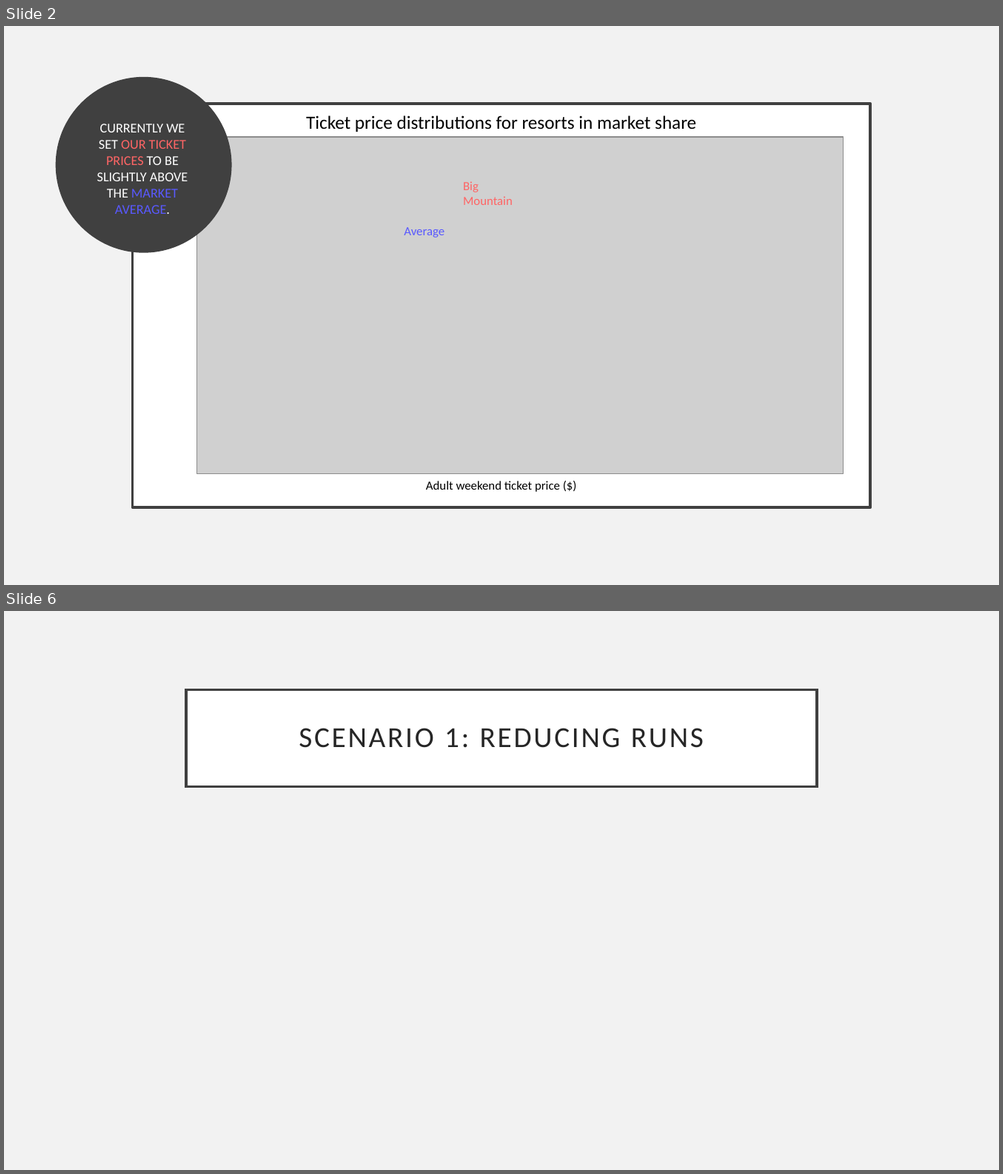
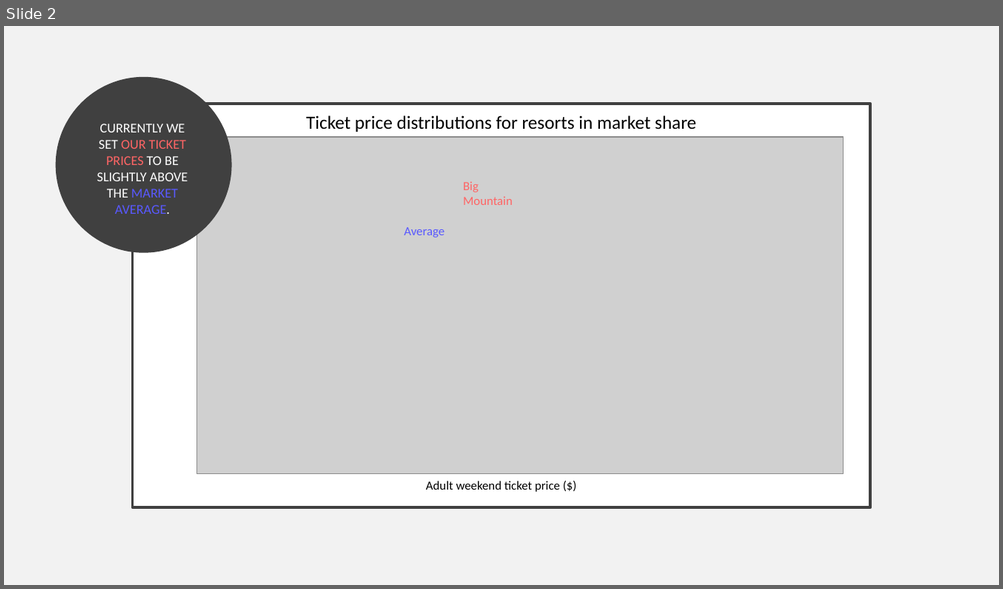
Before and after one commit to smanavi/DataScienceGuidedCapstone, a slide deck: Guided Capstone Slide Deck.pptx. Shown one above the other, each under a label of ours: slides 2 and 6 before the commit, slide 2 after it; the slides between them are not shown. The pictures are 1003x1174 and 1003x589 pixels, drawn with LibreOffice and Linux fonts; fonts in the diff are those of the drawing; grey boxes stand for pictures. Boxes give left, top, right and bottom in pixels: in the first picture for what was removed or moved away, otherwise in the second. Text is boxed around its words. In the diff, an @@ line names an element or a change of style, - is before the commit and + after.

```diff
--- a/Guided Capstone Slide Deck.pptx
+++ b/Guided Capstone Slide Deck.pptx
@@ slide 6 removed at (4, 611, 999, 1170), background #F2F2F2 @@
@@ title removed at (186, 689, 817, 786) @@
-SCENARIO 1: REDUCING RUNS
```
Also in this commit, not shown: 4 slides changed, 2 slides added, 1 other slide removed, 1 other file.
